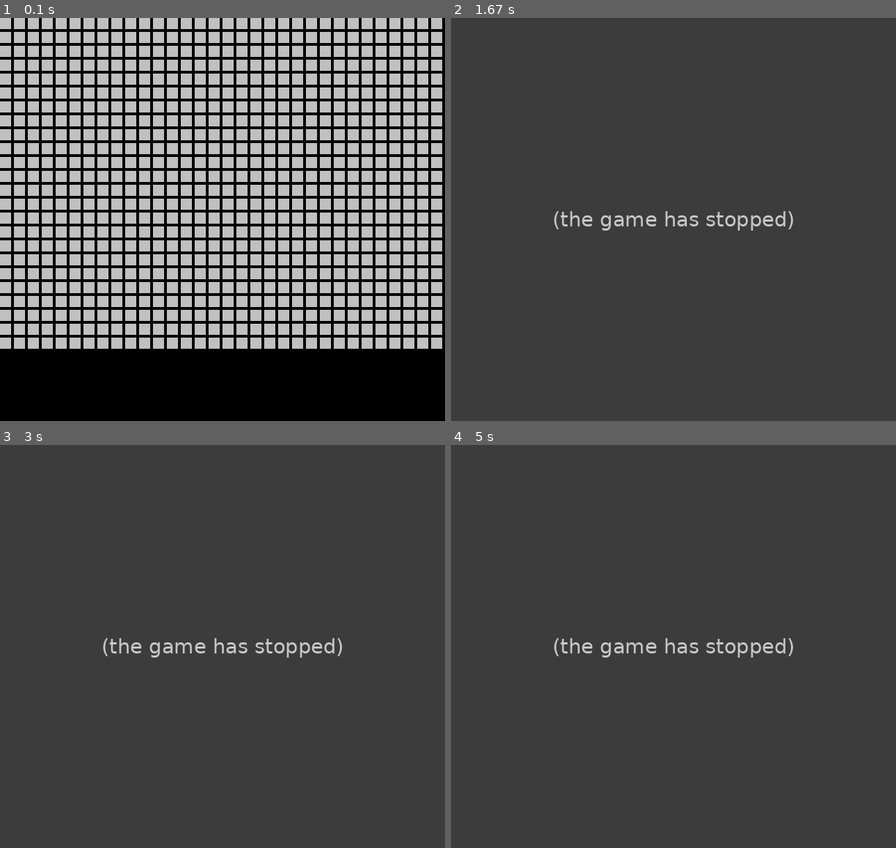
Above: before the commit, frames 1-4 (two rows, left to right).
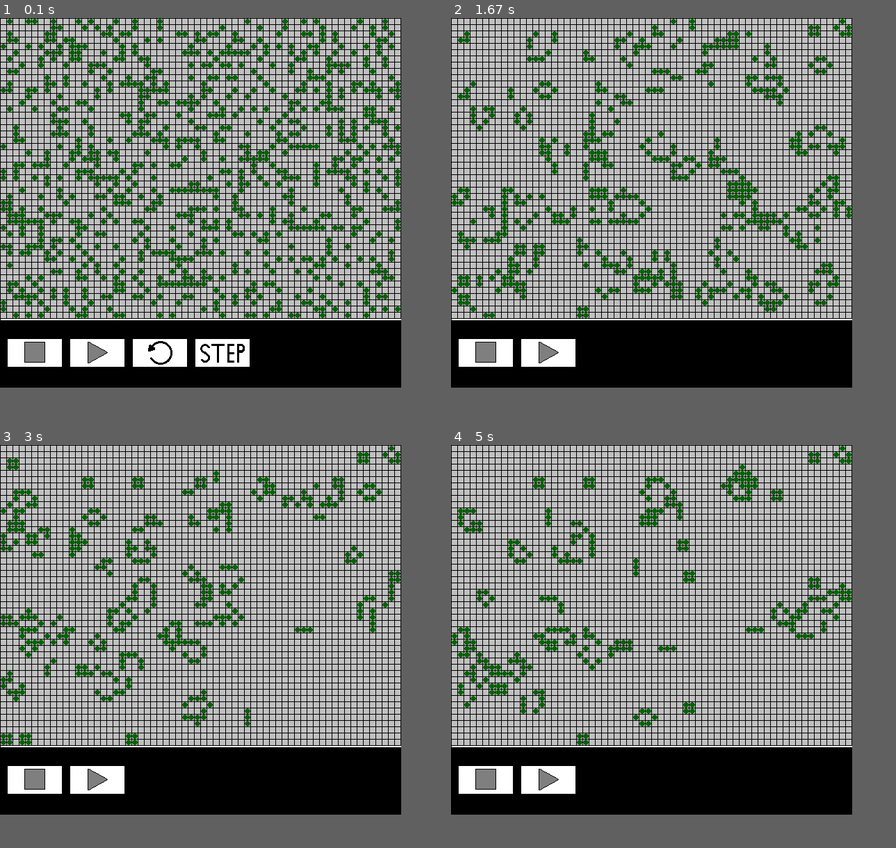
Above: after the commit, the same moments.

Repository: BartekKownacki/Game-of-life-pygame
Game: pygame game, started from main.py
Two runs of this game, one before a commit and one after it. Both use one fixed random seed, a clock stepped at 60 frames per second and the inputs below.
Inputs (mouse positions are in pixels of both pictures, inside the frame that each line leads up to):
- Up to frame 1 (0.1 s): no input
- Up to frame 2 (1.67 s): click (548, 352) at 0.38 s; click (651, 227) at 0.75 s; click (526, 288) at 1.13 s; click (548, 66) at 1.53 s
- Up to frame 3 (3 s): click (209, 505) at 1.93 s; move the mouse to (182, 727) at 2.2 s; click (182, 727) at 2.33 s; move the mouse to (186, 565) at 2.6 s; click (186, 565) at 2.73 s
- Up to frame 4 (5 s): click (593, 553) at 3.13 s; move the mouse to (798, 602) at 3.9 s; click (798, 602) at 4.03 s; click (535, 557) at 4.93 s
In our replay, the window is 640x580 before the commit and 577x532 after it. These sizes can differ from the game's own. Grey fills any space a smaller window leaves; there, only what the larger window draws over its background counts as a difference.

The runs differ from the first frame. In frame 1, 46% of the frame differs, in the area x 0-100%, y 0-87%; in frame 2, 82%, in the area x 0-91%, y 0-92%; in frame 3, 82%; in frame 4, 82%.
Error before the commit: IndexError: list index out of range (main.py line 45); the game stopped at 0.38 s (later frames are placeholders)

Commit message:
MVC model

Diff:
--- /dev/null
+++ b/controllers/GridController.py
@@ -0,0 +1,100 @@
+from models.Grid import Grid
+from views.GridView import GridView
+from math import floor
+
+import random as r
+class GridController:
+    def __init__(self, screen, width, height, cell_size, gap_size, cell_color):
+        self.screen = screen
+        self.is_simulation_running = False
+        self.width = width
+        self.height = height
+
+        self.grid = Grid(width, height, self.create_random_grid(), cell_size, gap_size, cell_color)
+        self.view = GridView(screen, cell_size, gap_size)
+
+    def create_grid(self, width, height):
+        grid = [[0 for i in range(height)] for j in range(width)]
+        return grid
+
+    def create_random_grid(self):
+        grid = self.create_grid(self.width, self.height)
+
+        random_x = r.randint(0, self.width-1)
+        random_y = r.randint(0, self.height-1)
+
+        for i in range(1000):
+            random_x = r.randint(0, self.width-1)
+            random_y = r.randint(0, self.height-1)
+            grid[random_x][random_y] = 1
+        return grid
+
+    def randomize_grid(self):
+        grid = self.create_grid(self.width, self.height)
+
+        random_x = r.randint(0, self.width-1)
+        random_y = r.randint(0, self.height-1)
+
+        for i in range(1000):
+            random_x = r.randint(0, self.width-1)
+            random_y = r.randint(0, self.height-1)
+            grid[random_x][random_y] = 1
+
+        self.grid.grid = grid
+
+    def handle_click(self, x, y, is_mouse_coordinates):
+        if is_mouse_coordinates:
+            x, y = self.convert_to_grid_coordinates(x, y)
+        self.toggle_cell(x, y)
+
+    def toggle_cell(self, x, y):
+        try:
+            self.grid.grid[x][y] = 0 if self.grid.grid[x][y] == 1 else 1
+        except:
+            print("Out of bounds")
+            pass
+
+    def convert_to_grid_coordinates(self, x, y):
+        divider = self.grid.cell_size + self.grid.gap_size
+        x = floor(x/divider)
+        y = floor(y/divider)
+        return x, y
+
+    def draw_grid(self):
+        self.view.draw_grid(self.grid.grid)
+
+    def one_step(self):
+        next_step_grid = self.create_grid(self.grid.width, self.grid.height)
+        for i in range(self.grid.width):
+            for j in range(self.grid.height):
+                live_cell_count = self.count_live_neighbours(i, j)
+                if self.grid.grid[i][j] == 1:
+                    if live_cell_count < 2 or live_cell_count > 3:
+                        next_step_grid[i][j] = 0
+                    else:
+                        next_step_grid[i][j] = 1
+                else:
+                    if live_cell_count == 3:
+                        next_step_grid[i][j] = 1
+                    else:
+                        next_step_grid[i][j] = 0
+        self.grid.grid = next_step_grid
+
+
+    def count_live_neighbours(self, x, y):
+        cells_to_test = [(x-1, y-1),
+                        (x-1, y),
+                        (x-1, y+1),
+                        (x, y-1),
+                        (x, y+1),
+                        (x+1, y-1),
+                        (x+1, y),
+                        (x+1, y+1)]
+        live_cell_count = 0
+        for element in cells_to_test:
+            if element[0] < 0 or element[1] < 0 or element[0] >= self.grid.width or element[1] >= self.grid.height:
+                continue
+            else:
+                if self.grid.grid[element[0]][element[1]] == 1:
+                    live_cell_count += 1
+        return live_cell_count
--- /dev/null
+++ b/controllers/MenuController.py
@@ -0,0 +1,60 @@
+from models.Menu import Menu
+from views.MenuView import MenuView
+from math import floor
+from static import init_data as init
+import random as r
+
+class MenuController:
+    def __init__(self, screen, menu_width, menu_height, buttons_list, screen_width, menu_start_y, grid_controller):
+        self.screen = screen
+        self.menu_start_y = menu_start_y
+        self.menu_height = menu_height
+        self.menu = Menu(self.merge_buttons_with_dimensions(buttons_list), menu_width, menu_height)
+        self.view = MenuView(self.screen, self.menu.buttons, screen_width, menu_start_y, menu_height)
+        self._grid_controller = grid_controller
+
+
+    def draw_menu(self):
+        self.view.draw_menu()
+
+
+    def merge_buttons_with_dimensions(self, buttons):
+        for button in buttons:
+            button_width = init.button_dimensions_x
+            button_height = init.button_dimensions_y
+            button_x = init.btn_gap_size + (init.btn_gap_size + button_width) * button["index"]
+            button_y = self.menu_start_y + (self.menu_height - button_height)/2
+            button["dimensions_x"] = button_x
+            button["dimensions_y"] = button_y
+            button["dimensions_width"] = button_width
+            button["dimensions_height"] = button_height
+        return buttons
+
+    def handle_button_action(self, action):
+        if action == "play":
+            self._grid_controller.is_simulation_running = True
+            self.menu.buttons[2]["is_visible"] = False
+            self.menu.buttons[3]["is_visible"] = False
+        elif action == "stop":
+            self._grid_controller.is_simulation_running = False
+            self.menu.buttons[2]["is_visible"] = True
+            self.menu.buttons[3]["is_visible"] = True
+        elif action == "randomize":
+            self._grid_controller.is_simulation_running = False
+            self._grid_controller.randomize_grid()
+        elif action == "step":
+            self._grid_controller.one_step()
+
+
+
+    def handle_click(self, mouse_pos_x, mouse_pos_y):
+        for button in self.menu.buttons:
+            if self.is_mouse_on_button(mouse_pos_x, mouse_pos_y, button):
+                if(button["is_visible"]):
+                    self.handle_button_action(button["action"])
+
+    def is_mouse_on_button(self, mouse_pos_x, mouse_pos_y, button):
+        if mouse_pos_x >= button["dimensions_x"] and mouse_pos_x <= button["dimensions_x"] + button["dimensions_width"]:
+            if mouse_pos_y >= button["dimensions_y"] and mouse_pos_y <= button["dimensions_y"] + button["dimensions_height"]:
+                return True
+        return False
--- a/main.py
+++ b/main.py
@@ -1,36 +1,24 @@
-from ast import PyCF_ALLOW_TOP_LEVEL_AWAIT
-from math import floor
 import sys, pygame
-import colors as c
+from time import sleep
+import static.colors as c
 
+from static import init_data
+from controllers.GridController import GridController
+from controllers.MenuController import MenuController
 
+dimensions = width, height = init_data.width, init_data.height
 pygame.init()
-
-
-cell_size = 16
-radius = 6
-gap_size = 4
-grid_size_x = 32
-grid_size_y = 24
-menu_height = 100
-button_dimensions = 80, 42
-grid_dimensions = (cell_size + gap_size)*grid_size_x, (cell_size + gap_size)*grid_size_y
-size = width, height = (grid_dimensions[0], grid_dimensions[1] + menu_height)
-listOfCircles = []
-
-def create_grid(x, y):
-    grid = [[0 for i in range(y)] for j in range(x)]
-    return grid
-
-def draw_grid(grid):
-    for i in range(len(grid)):
-        for j in range(len(grid[i])):
-            pygame.draw.rect(screen, c.light_gray, (i * (cell_size + gap_size), j * (cell_size + gap_size), cell_size, cell_size))
-            if grid[i][j] == 1:
-                pygame.draw.circle(screen, c.black, (i * (cell_size + gap_size) + (cell_size/2), j * (cell_size + gap_size) + (cell_size/2)), radius)
+pygame.font.init()
+pixel_width = (init_data.cell_size + init_data.gap_size)*width + init_data.gap_size
+pixel_grid_height = (init_data.cell_size + init_data.gap_size)*height
+size = pixel_width, pixel_grid_height + init_data.menu_height
 
 screen = pygame.display.set_mode(size)
-grid = create_grid(grid_size_x, grid_size_y)
+pygame.display.set_caption("Game of Life - Bartosz Kownacki ")
+
+grid_controller = GridController(screen, width, height, init_data.cell_size, init_data.gap_size, c.light_gray)
+menu_controller = MenuController(screen, pixel_width, init_data.menu_height, init_data.buttons, pixel_width, pixel_grid_height, grid_controller)
+
 run = True
 while run:
     screen.fill(c.black)
@@ -39,15 +27,15 @@
             run = False
 
         elif event.type == pygame.MOUSEBUTTONDOWN:
-            x, y = pygame.mouse.get_pos()
-            x = floor(x/(cell_size+gap_size))
-            y = floor(y/(cell_size+gap_size))
-            value = grid[x][y]
-            grid[x][y] = 1 if value == 0 else 0
+            if event.pos[1] > pixel_grid_height:
+                menu_controller.handle_click(event.pos[0], event.pos[1])
+            else:
+                grid_controller.handle_click(event.pos[0], event.pos[1], True)
 
+    grid_controller.draw_grid()
+    menu_controller.draw_menu()
+    if(grid_controller.is_simulation_running):
+        grid_controller.one_step()
+        sleep(0.1)
 
-
-    draw_grid(grid)
-    for circle in listOfCircles:
-        pygame.draw.circle(screen, c.red, circle, radius)
-    pygame.display.update()
+    pygame.display.flip()
--- /dev/null
+++ b/models/Grid.py
@@ -0,0 +1,9 @@
+
+class Grid:
+    def __init__(self, width, height, grid, cell_size, gap_size, cell_color):
+        self.width = width
+        self.height = height
+        self.grid = grid
+        self.cell_size = cell_size
+        self.gap_size = gap_size
+        self.cell_color = cell_color
--- /dev/null
+++ b/models/Menu.py
@@ -0,0 +1,5 @@
+class Menu:
+    def __init__(self, buttons_list, menu_height, menu_width):
+        self.buttons = buttons_list
+        self.menu_height = menu_height
+        self.menu_width = menu_width
--- a/colors.py
+++ b/static/colors.py
@@ -1,5 +1,6 @@
 red = 255, 0, 0
 green = 0, 255, 0
+dark_green = 0, 100, 0
 blue = 0, 0, 255
 yellow = 255, 255, 0
 cyan = 0, 255, 255
--- /dev/null
+++ b/static/init_data.py
@@ -0,0 +1,35 @@
+font_size = 24
+cell_size = 8
+radius = int(cell_size/2)
+gap_size = 1
+width = 64
+height = 48
+menu_height = 100
+button_dimensions_x = 80
+button_dimensions_y = 42
+divider_size = 2
+btn_gap_size = 10
+buttons = [{
+        "index": 0,
+        "image_path": "./assets/stop.png",
+        "action": "stop",
+        "is_visible": True
+    },
+    {
+        "index": 1,
+        "image_path": "./assets/play.png",
+        "action": "play",
+        "is_visible": True
+    },
+    {
+        "index": 2,
+        "image_path": "./assets/randomize.png",
+        "action": "randomize",
+        "is_visible": True
+    },
+    {
+        "index": 3,
+        "image_path": "./assets/step.png",
+        "action": "step",
+        "is_visible": True
+    }]
--- /dev/null
+++ b/views/GridView.py
@@ -0,0 +1,24 @@
+from models.Grid import Grid
+from static import colors as c
+from static import init_data as init
+import sys,pygame
+
+class GridView:
+    def __init__(self, screen, cell_size, gap_size):
+        self.screen = screen
+        self.cell_size = cell_size
+        self.gap_size = gap_size
+
+    def draw_grid(self, grid):
+        for i in range(len(grid)):
+            for j in range(len(grid[i])):
+                x, y = self.convert_to_pixel_coordinates(i, j)
+                pygame.draw.rect(self.screen, c.light_gray, (x, y, init.cell_size, init.cell_size))
+                if grid[i][j] == 1:
+                    pygame.draw.circle(self.screen, c.dark_green, (x + (self.cell_size/2), y + (init.cell_size/2)), init.radius)
+
+
+    def convert_to_pixel_coordinates(self, index_x, index_y):
+        x = self.gap_size + index_x * (self.cell_size + self.gap_size)
+        y = self.gap_size + index_y * (self.cell_size + self.gap_size)
+        return x, y
--- /dev/null
+++ b/views/MenuView.py
@@ -0,0 +1,34 @@
+from models.Grid import Grid
+from static import colors as c
+from static import init_data as init
+import sys,pygame
+
+class MenuView:
+    def __init__(self, screen, buttons, screen_width, menu_start_y, menu_height):
+        self.screen = screen
+        self.buttons = buttons
+        self.menu_start_y = menu_start_y
+        self.screen_width = screen_width
+        self.menu_height = menu_height
+
+
+    def draw_menu(self):
+        self.draw_divider()
+        for button in self.buttons:
+            self.draw_button(button)
+
+    def draw_divider(self):
+        divider_y = init.gap_size + self.menu_start_y
+        pygame.draw.line(self.screen, c.white, (init.gap_size, divider_y), (self.screen_width-init.gap_size, divider_y), init.divider_size)
+
+    def draw_button(self, button):
+        if(button["is_visible"]):
+            button_width = init.button_dimensions_x
+            button_height = init.button_dimensions_y
+            button_x = init.btn_gap_size + (init.btn_gap_size + button_width) * button["index"]
+            button_y = self.menu_start_y + (self.menu_height - button_height)/2
+            pygame.draw.rect(self.screen, c.white, (button_x, button_y, button_width, button_height))
+            pygame.draw.rect(self.screen, c.black, (button_x, button_y, button_width, button_height), init.divider_size)
+            button_image = pygame.image.load(button["image_path"])
+            button_image = pygame.transform.scale(button_image, (button_width, button_height))
+            self.screen.blit(button_image, (button_x, button_y))
Binary file added: assets/play.png
Binary file added: assets/randomize.png
Binary file added: assets/step.png
Binary file added: assets/stop.png
